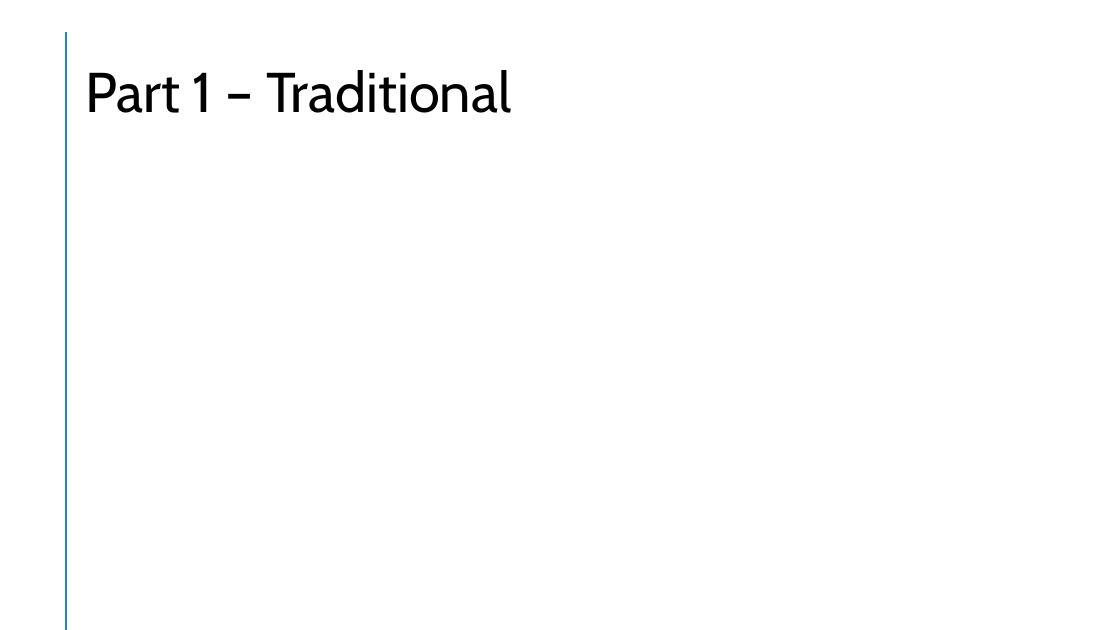
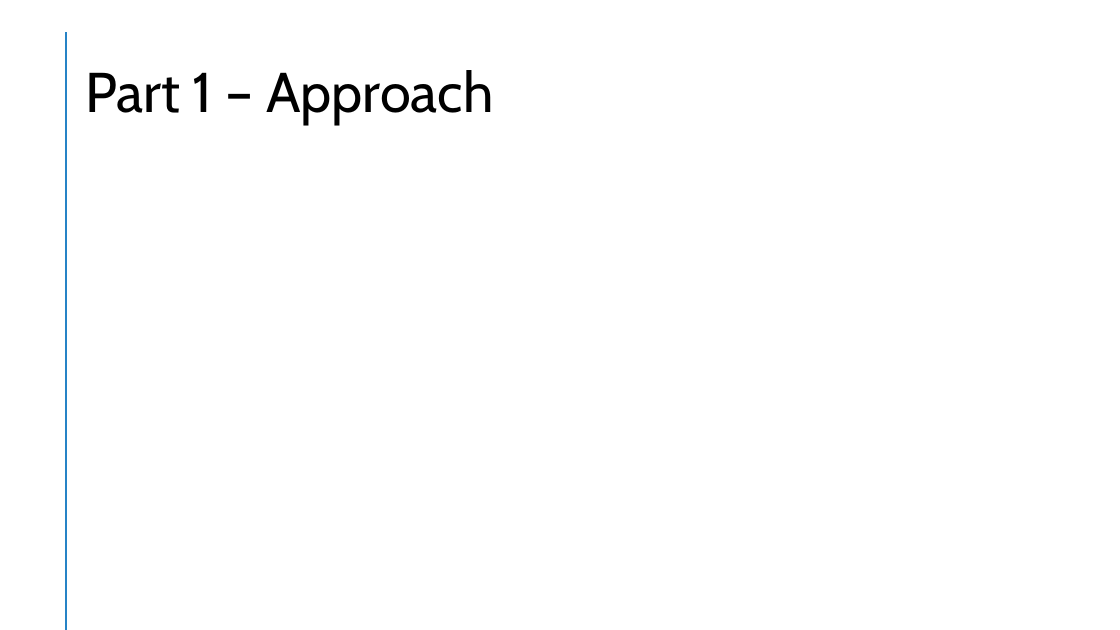
Before and after one commit to jtmilleer/aml_project, a slide deck: slide 2 of Documentation/Final Presentation.pptx. Drawn at 1120x630 pixels with LibreOffice and Linux fonts; fonts in the diff are those of the drawing. Boxes give left, top, right and bottom in pixels: in the first picture for what was removed or moved away, otherwise in the second. Text is boxed around its words. In the diff, an @@ line names an element or a change of style, - is before the commit and + after.

```diff
--- a/Documentation/Final Presentation.pptx
+++ b/Documentation/Final Presentation.pptx
@@ title at [85,70,494,125]: text changed @@
-Part 1 – Traditional
+Part 1 – Approach
```
Also in this commit, not shown: 3 other slides changed, 2 slides added.
